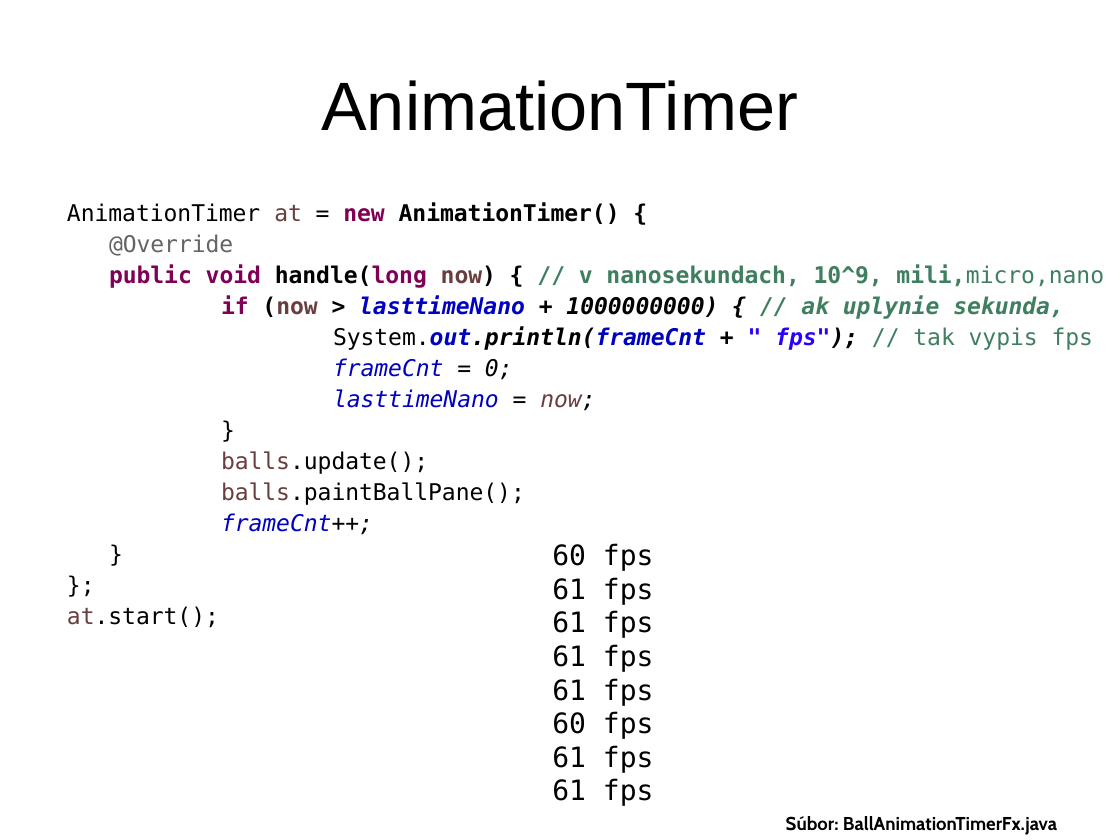
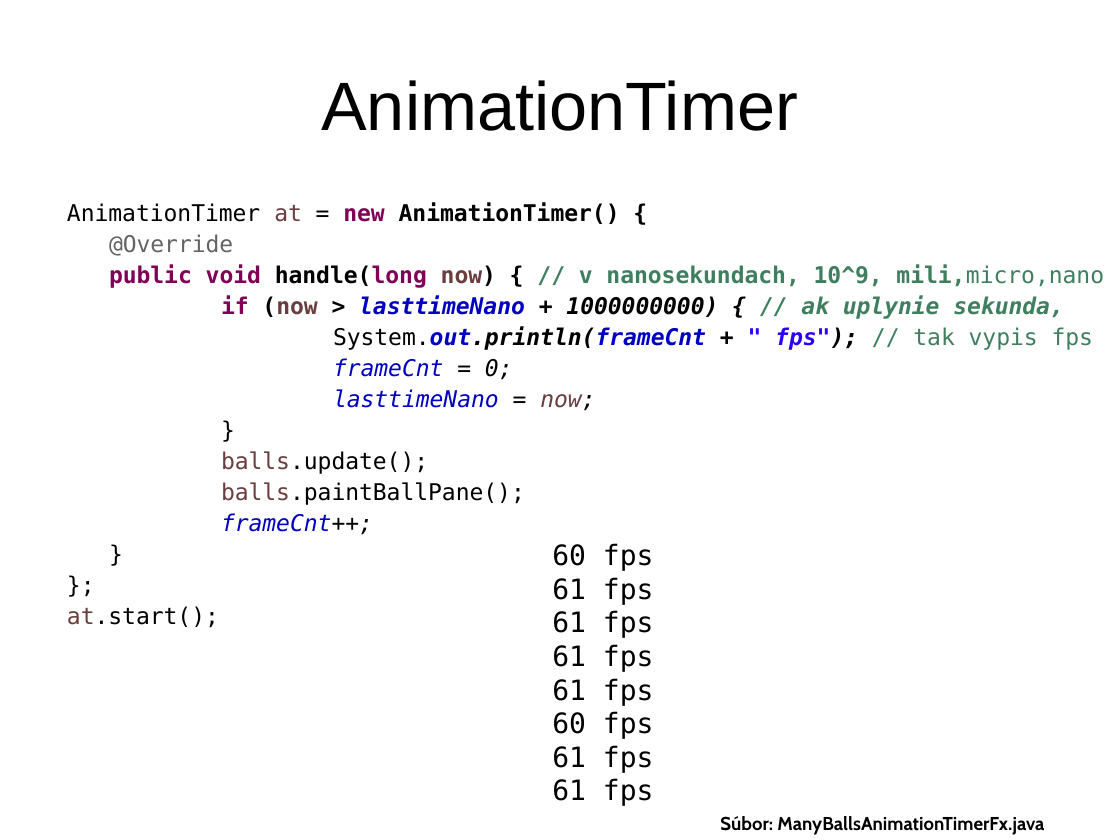
Before and after one commit to Programovanie4/Prednasky, a slide deck: slide 18 of 08/08_java.ppt (slide 19 before the commit). Drawn at 1120x840 pixels with LibreOffice and Linux fonts; fonts in the diff are those of the drawing. Boxes give left, top, right and bottom in pixels: in the first picture for what was removed or moved away, otherwise in the second. Text is boxed around its words. In the diff, an @@ line names an element or a change of style, - is before the commit and + after.

```diff
--- a/08/08_java.ppt
+++ b/08/08_java.ppt
@@ text at [720,816,1044,835]: text changed @@
-Súbor: BallAnimationTimerFx.java
+Súbor: ManyBallsAnimationTimerFx.java
```
Also in this commit, not shown: 3 other slides changed, 1 slide removed, 3 other files.
